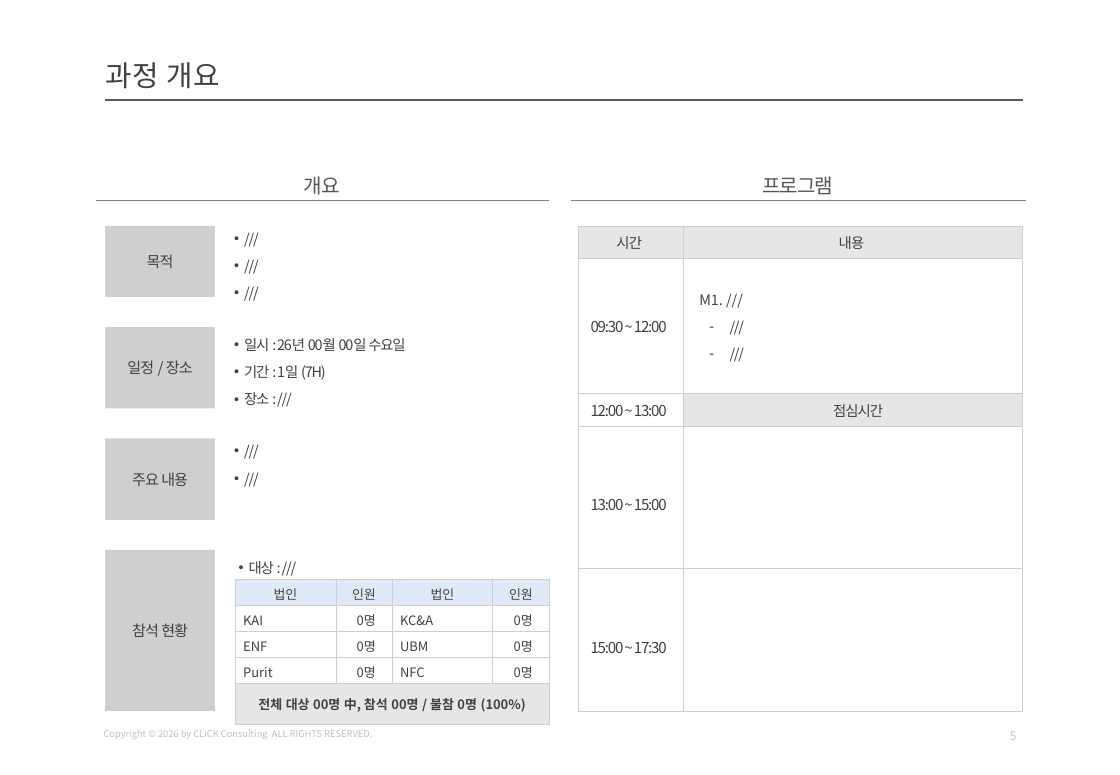
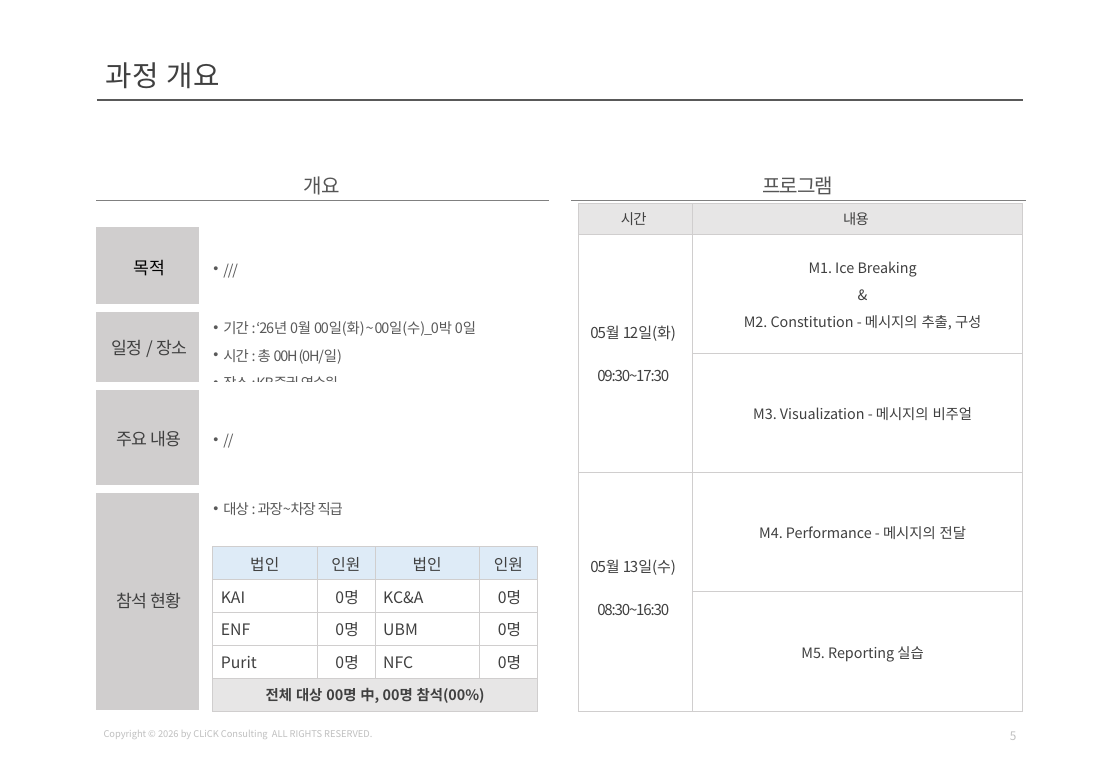
Before and after one commit to qkrtlwls123-a11y/Lam-automation, a slide deck: slide 5 of kai-template.pptx. Drawn at 1120x775 pixels with LibreOffice and Linux fonts; fonts in the diff are those of the drawing. Boxes give left, top, right and bottom in pixels: in the first picture for what was removed or moved away, otherwise in the second. Text is boxed around its words. In the diff, an @@ line names an element or a change of style, - is before the commit and + after.

```diff
--- a/kai-template.pptx
+++ b/kai-template.pptx
@@ line moved from (105, 100) - (1024, 100) to (97, 100) - (1024, 100) @@
@@ table at (x1=578, y1=204, x2=1023, y2=712) @@
-row 2, column 1: 09:30 ~ 12:00
+row 2, column 1: 05월 12일(화) / 09:30~17:30
-row 2, column 2: M1. /// / /// / ///
+row 2, column 2: M1. Ice Breaking / & / M2. Constitution - 메시지의 추출, 구성
-row 3, column 1: 12:00 ~ 13:00
+row 3, column 1: 
-row 3, column 2: 점심시간
+row 3, column 2: M3. Visualization - 메시지의 비주얼
-row 4, column 1: 13:00 ~ 15:00
+row 4, column 1: 05월 13일(수) / 08:30~16:30
-row 4, column 2: 
+row 4, column 2: M4. Performance - 메시지의 전달
-row 5, column 1: 15:00 ~ 17:30
+row 5, column 1: 
-row 5, column 2: 
+row 5, column 2: M5. Reporting 실습
@@ fill #E7E6E6 to none in row 3, column 2 @@
@@ table resized from (x1=578, y1=226, x2=1023, y2=712) to (x1=578, y1=204, x2=1023, y2=712) @@
@@ table added at (x1=95, y1=226, x2=548, y2=712), 4 rows, 2 columns @@
+목적 | ///
+일정 / 장소 | 기간 : ‘26년 0월 00일(화) ~ 00일(수)_0박 0일 / 시간 : 총 00H (0H/일) / 장소 : KB증권 연수원
+주요 내용 | //
+참석 현황 | 대상 : 과장~차장 직급
@@ rectangle removed at (x1=105, y1=226, x2=215, y2=298) @@
-목적
@@ text removed at (x1=224, y1=218, x2=541, y2=306) @@
-• ///
-• ///
-• ///
@@ rectangle removed at (x1=105, y1=328, x2=215, y2=410) @@
-일정 / 장소
@@ text removed at (x1=244, y1=338, x2=405, y2=405) @@
-• 일시 : 26년 00월 00일 수요일
-• 기간 : 1일 (7H)
-• 장소 : ///
@@ rectangle removed at (x1=105, y1=438, x2=215, y2=520) @@
-주요 내용
@@ text removed at (x1=224, y1=430, x2=533, y2=490) @@
-• ///
-• ///
@@ rectangle removed at (x1=105, y1=550, x2=215, y2=712) @@
-참석 현황
@@ table at (x1=213, y1=547, x2=538, y2=712) @@
-row 5, column 1: 전체 대상 00명 中, 참석 00명 / 불참 0명 (100%)
+row 5, column 1: 전체 대상 00명 中, 00명 참석(00%)
@@ size 9 to 11 pt in "법인", "인원", "법인", "인원" and 12 more places @@
@@ table resized from (x1=235, y1=580, x2=549, y2=716) to (x1=213, y1=547, x2=538, y2=712) @@
@@ text removed at (x1=249, y1=561, x2=274, y2=574) @@
-• 대상 : ///
```
Also in this commit, not shown: 7 other slides changed, 4 slides added, 4 slides removed, 1 other file.
